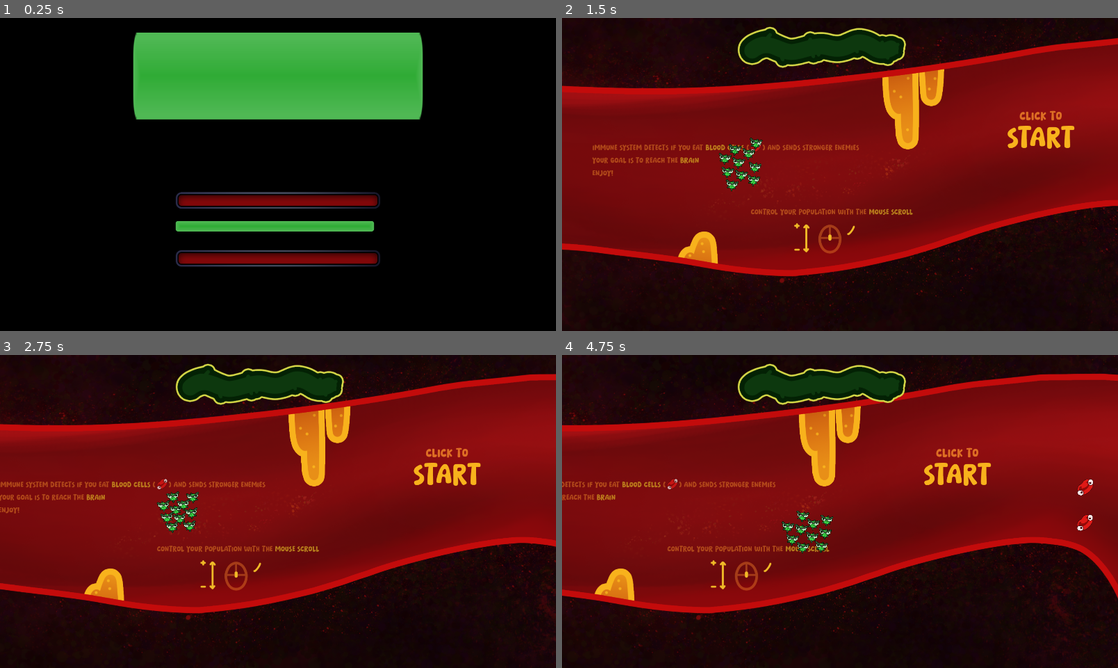
Above: before the commit, frames 1-4 (two rows, left to right).
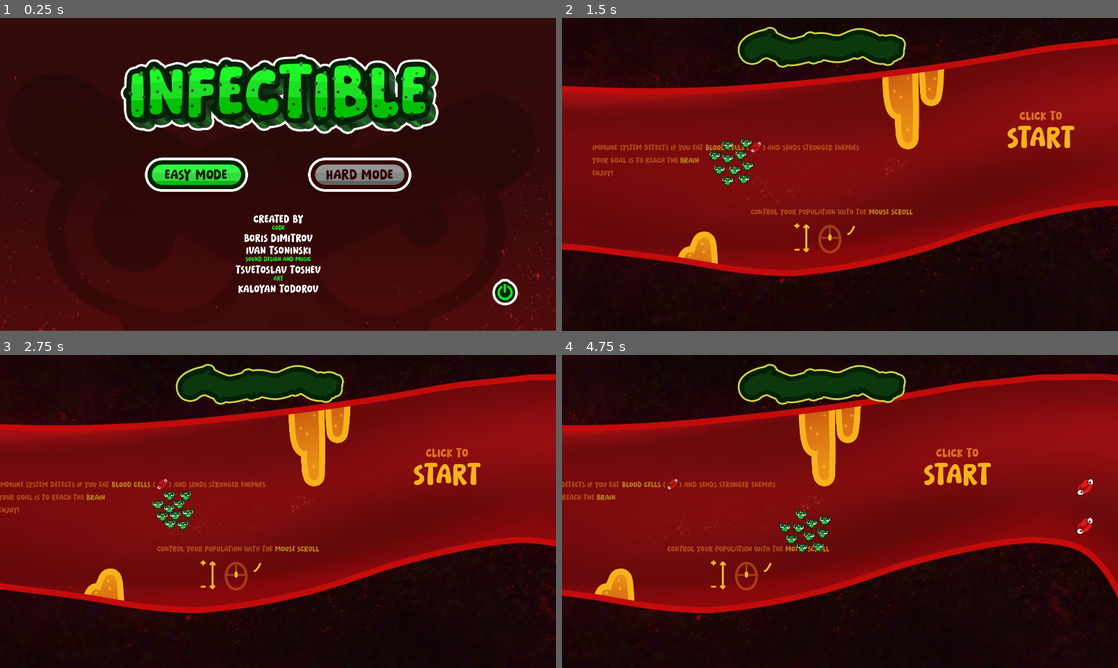
Above: after the commit, the same moments.

Repository: Boris14/GMTKGameJam2024
Game: Godot game, scene res://Scenes/Menu.tscn
The game is run twice, just before and just after one commit, with the same random seed, the same clock (stepped at 60 frames per second) and the same inputs. The engine's default icon, where the game draws it, is replaced by a stand-in: a white triangle on a blue panel in a dark square. Sound files missing from this copy of the repository are replaced by a short silence.
Inputs (mouse positions are in pixels of both pictures, inside the frame that each line leads up to; where the layout moved, square brackets give the same spot in the first picture):
- Up to frame 1 (0.25 s): no input
- Up to frame 2 (1.5 s): click (756, 174) [840, 199] at 0.5 s; move the mouse to (962, 158) at 1.27 s; click (962, 158) at 1.42 s
- Up to frame 3 (2.75 s): move the mouse to (166, 527) at 2.02 s; click (166, 527) at 2.17 s
- Up to frame 4 (4.75 s): move the mouse to (895, 442) at 2.77 s; click (895, 442) at 2.92 s; move the mouse to (812, 574) at 3.52 s; click (812, 574) at 3.67 s; move the mouse to (1006, 558) at 4.27 s; click (1006, 558) at 4.42 s

The runs differ from the first frame. In frame 1, 100% of the frame differs, in the area x 0-100%, y 0-100%; in frame 2, 0.8%; in frame 3, 0.6%; in frame 4, 0.7%.

Commit message:
Done Game

Diff:
--- a/Scenes/Enemy/SplitterEnemy.tscn
+++ b/Scenes/Enemy/SplitterEnemy.tscn
@@ -103,7 +103,7 @@
 [node name="Enemy" type="CharacterBody2D"]
 collision_layer = 2
 script = ExtResource("1_1se12")
-max_health = 12
+max_health = 16
 movement_speed = 120.0
 hit_sounds = Array[AudioStream]([ExtResource("2_bf5gp"), ExtResource("3_6p5x1"), ExtResource("4_p123x"), ExtResource("5_3atca")])
 death_sounds = Array[AudioStream]([ExtResource("6_rtcxb"), ExtResource("7_x3g4r"), ExtResource("8_cx61x")])
--- a/Scenes/Menu.tscn
+++ b/Scenes/Menu.tscn
@@ -1,14 +1,16 @@
-[gd_scene load_steps=10 format=3 uid="uid://bl8gncckmp5bt"]
+[gd_scene load_steps=12 format=3 uid="uid://bl8gncckmp5bt"]
 
 [ext_resource type="Script" path="res://Scripts/Menu.gd" id="1_ouupq"]
-[ext_resource type="Texture2D" uid="uid://cl30fu4p3nem7" path="res://Assets/1920x1080-black-solid-color-background.jpg" id="2_ccvbu"]
 [ext_resource type="AudioStream" uid="uid://cb5s1fj1t1qwv" path="res://Audio/sfx_UI_click_01.wav" id="2_fjbvr"]
 [ext_resource type="AudioStream" uid="uid://bsnkfoxsholq4" path="res://Audio/sfx_UI_click_02.wav" id="3_867g1"]
-[ext_resource type="Texture2D" uid="uid://bwkh6xmr10k8j" path="res://Assets/UI/Rectangle_1_copy.png" id="3_pyihc"]
-[ext_resource type="Texture2D" uid="uid://c4fhorflxm7lb" path="res://Assets/UI/Rectangle_1.png" id="4_hsixq"]
 [ext_resource type="PackedScene" uid="uid://cypu6v8555nk4" path="res://Scenes/Main.tscn" id="4_kag0q"]
 [ext_resource type="PackedScene" uid="uid://bg4qvqi413d8a" path="res://Scenes/Level2.tscn" id="5_bs87j"]
+[ext_resource type="Texture2D" uid="uid://bj6ge1dek01m5" path="res://Assets/Title screen/title screen.png" id="6_kx4km"]
+[ext_resource type="Texture2D" uid="uid://c0u01ffgl1uef" path="res://Assets/Title screen/easy mode.png" id="7_kl4gi"]
+[ext_resource type="Texture2D" uid="uid://b0s4lp3rftp4n" path="res://Assets/Title screen/hard mode.png" id="8_xjuq2"]
 [ext_resource type="AudioStream" uid="uid://lju0npyi1n21" path="res://Audio/Music/mx_menu_music_loop.wav" id="8_yjvcn"]
+[ext_resource type="Texture2D" uid="uid://bmo3a2feh1ve7" path="res://Assets/Title screen/hard mode locked.png" id="9_rfcsf"]
+[ext_resource type="Texture2D" uid="uid://b84smrksq2huu" path="res://Assets/Title screen/quit game.png" id="10_scgl0"]
 
 [node name="Menu" type="CanvasLayer"]
 script = ExtResource("1_ouupq")
@@ -19,19 +21,7 @@
 [node name="Background" type="TextureRect" parent="."]
 offset_right = 40.0
 offset_bottom = 40.0
-texture = ExtResource("2_ccvbu")
-
-[node name="TitleImage" type="TextureRect" parent="."]
-anchors_preset = 5
-anchor_left = 0.5
-anchor_right = 0.5
-offset_left = -500.0
-offset_top = 50.0
-offset_right = 500.0
-offset_bottom = 350.0
-grow_horizontal = 2
-texture = ExtResource("3_pyihc")
-expand_mode = 1
+texture = ExtResource("6_kx4km")
 
 [node name="EasyLevelButton" type="TextureButton" parent="."]
 unique_name_in_owner = true
@@ -40,13 +30,13 @@
 anchor_top = 0.5
 anchor_right = 0.5
 anchor_bottom = 0.5
-offset_left = -354.0
-offset_top = 60.0
-offset_right = 354.0
-offset_bottom = 119.0
+offset_left = -460.0
+offset_top = -59.5
+offset_right = -103.0
+offset_bottom = 59.5
 grow_horizontal = 2
 grow_vertical = 2
-texture_normal = ExtResource("4_hsixq")
+texture_normal = ExtResource("7_kl4gi")
 
 [node name="HardLevelButton" type="TextureButton" parent="."]
 unique_name_in_owner = true
@@ -55,29 +45,29 @@
 anchor_top = 0.5
 anchor_right = 0.5
 anchor_bottom = 0.5
-offset_left = -354.0
-offset_top = 160.0
-offset_right = 354.0
-offset_bottom = 219.0
+offset_left = 104.0
+offset_top = -59.5
+offset_right = 460.0
+offset_bottom = 59.5
 grow_horizontal = 2
 grow_vertical = 2
-texture_normal = ExtResource("4_hsixq")
-texture_disabled = ExtResource("3_pyihc")
+texture_normal = ExtResource("8_xjuq2")
+texture_disabled = ExtResource("9_rfcsf")
 
 [node name="QuitButton" type="TextureButton" parent="."]
 unique_name_in_owner = true
-anchors_preset = 8
-anchor_left = 0.5
-anchor_top = 0.5
-anchor_right = 0.5
-anchor_bottom = 0.5
-offset_left = -354.0
-offset_top = 260.0
-offset_right = 354.0
-offset_bottom = 319.0
-grow_horizontal = 2
-grow_vertical = 2
-texture_normal = ExtResource("4_hsixq")
+anchors_preset = 3
+anchor_left = 1.0
+anchor_top = 1.0
+anchor_right = 1.0
+anchor_bottom = 1.0
+offset_left = -220.0
+offset_top = -180.0
+offset_right = -131.0
+offset_bottom = -88.0
+grow_horizontal = 0
+grow_vertical = 0
+texture_normal = ExtResource("10_scgl0")
 
 [node name="AudioStreamPlayer" type="AudioStreamPlayer" parent="."]
 
--- a/Scripts/Enemy/SplitterEnemy.gd
+++ b/Scripts/Enemy/SplitterEnemy.gd
@@ -26,7 +26,7 @@
 		var new_splitter = duplicate()
 		new_splitter.position = position + Vector2(randf_range(-20, 20), randf_range(-20, 20))
 		new_splitter.scale *= 0.7
-		new_splitter.health = max(1, health)
+		new_splitter.health = max(1, ceil(max_health / 1.5))
 		new_splitter.max_health = new_splitter.health
 		new_splitter.split_count = split_count + 1
 		new_splitter.movement_speed *= 1.2
--- a/Scripts/Menu.gd
+++ b/Scripts/Menu.gd
@@ -31,3 +31,7 @@
 func play_click_sound():
 	$AudioStreamPlayer.stream = click_sounds.pick_random()
 	$AudioStreamPlayer.play()
+
+func _input(event: InputEvent) -> void:
+	if event.is_action_pressed("ui_cancel"):
+		get_tree().quit()
Binary file added: Assets/Title screen/easy mode.png
Not shown, added: Assets/Title screen/easy mode.png.import
Binary file added: Assets/Title screen/hard mode locked.png
Not shown, added: Assets/Title screen/hard mode locked.png.import
Binary file added: Assets/Title screen/hard mode.png
Not shown, added: Assets/Title screen/hard mode.png.import
Binary file added: Assets/Title screen/quit game.png
Not shown, added: Assets/Title screen/quit game.png.import
Binary file added: Assets/Title screen/title screen.png
Not shown, added: Assets/Title screen/title screen.png.import
Not shown, changed: export_presets.cfg
